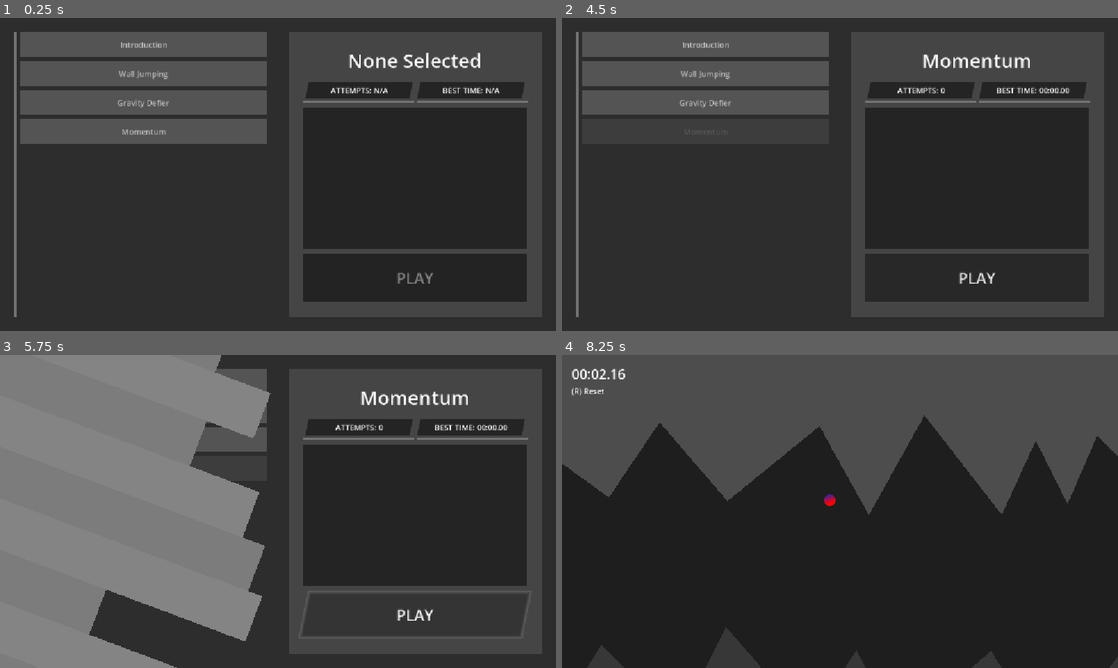
Above: before the commit, frames 1-4 (two rows, left to right).
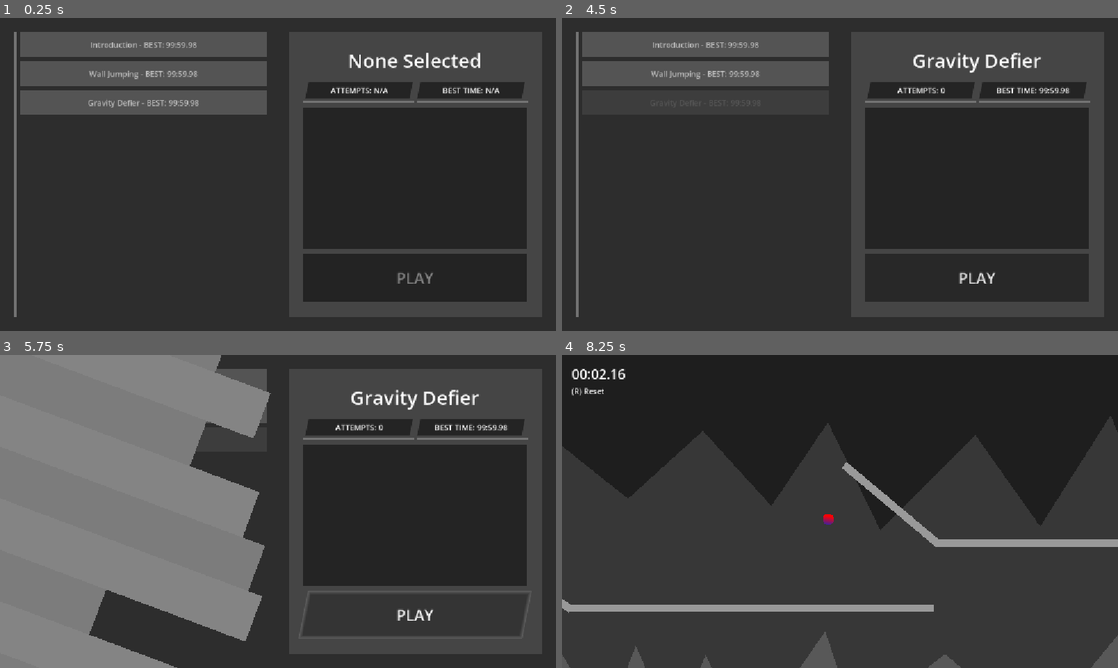
Above: after the commit, the same moments.

Repository: appellatebaton0/wierd-jam
Game: Godot game, scene res://Scenes/Main.tscn
Two runs of this game, one before a commit and one after it. Both use one fixed random seed, a clock stepped at 60 frames per second and the inputs below.
Inputs (mouse positions are in pixels of both pictures, inside the frame that each line leads up to):
- Up to frame 1 (0.25 s): no input
- Up to frame 2 (4.5 s): click "Introduction" (after the commit: "Introduction - BEST: 99:59.98") at 0.5 s; click (706, 74) at 1.25 s, where only the run before the commit has a clickable "Wall Jumping"; click (706, 102) at 2 s, where only the run before the commit has a clickable "Gravity Defier"; click (706, 74) at 2.75 s, where only the run after the commit has a clickable "Wall Jumping - BEST: 99:59.98"; click (706, 102) at 3.5 s, where only the run after the commit has a clickable "Gravity Defier - BEST: 99:59.…"; click (706, 130) at 4.25 s, where only the run before the commit has a clickable "Momentum"
- Up to frame 3 (5.75 s): click "PLAY" at 5 s
- Up to frame 4 (8.25 s): click "PLAY" at 5.75 s; tap Enter at 6.5 s; hold W 6.53-7.28 s; tap Space (Jump) at 6.6, 6.77, 7.07, 7.35, 7.52, 7.82, 8.1 s; hold W from 8.03 s (still down)

The runs differ from the first frame. In frame 1, 4.2% of the frame differs, in the area x 3-48%, y 7-41%; in frame 2, 1.3%; in frame 3, 0.7%; in frame 4, 90%, in the area x 0-100%, y 0-100%.

Commit message:
h13.7 (?) - Tweaks
Keep forgetting the (?)... it's since I have offline stored time, so these aren't accurate hour counts, though I am still committing every 15m or so.

Tweaked some UI stuff, some level data stuff, notably the best time is now shown on the entries, so you can take one screenshot of all your scores easily.

Diff:
--- a/Scenes/Levels/Gravity_Defier.tscn
+++ b/Scenes/Levels/Gravity_Defier.tscn
@@ -56,19 +56,11 @@
 position = Vector2(279, 39)
 rotation = 2.4486346
 
-[node name="LongRail14" parent="." index="17" unique_id=2021702591 instance=ExtResource("2_msm3a")]
-position = Vector2(514, -365)
-rotation = 1.7453293
-
-[node name="LongRail15" parent="." index="18" unique_id=227900782 instance=ExtResource("2_msm3a")]
-position = Vector2(433.00006, -826)
-rotation = 1.0471976
-
-[node name="LongRail10" parent="." index="19" unique_id=523359656 instance=ExtResource("2_msm3a")]
+[node name="LongRail10" parent="." index="17" unique_id=523359656 instance=ExtResource("2_msm3a")]
 position = Vector2(384, 555)
 
-[node name="LongRail11" parent="." index="20" unique_id=915853296 instance=ExtResource("2_msm3a")]
+[node name="LongRail11" parent="." index="18" unique_id=915853296 instance=ExtResource("2_msm3a")]
 position = Vector2(892, 555)
 
-[node name="LongRail12" parent="." index="21" unique_id=2122256474 instance=ExtResource("2_msm3a")]
+[node name="LongRail12" parent="." index="19" unique_id=2122256474 instance=ExtResource("2_msm3a")]
 position = Vector2(1395, 555)
--- a/Scenes/Levels/Momentum.tscn
+++ /dev/null
@@ -1,38 +0,0 @@
-[gd_scene format=3 uid="uid://d2p1nmbkfogfu"]
-
-[ext_resource type="PackedScene" uid="uid://bp4ot4t75mw16" path="res://Scenes/BaseLevel.tscn" id="1_cklyt"]
-[ext_resource type="PackedScene" uid="uid://dffj877vhhx4u" path="res://Scenes/LongRail.tscn" id="2_bbf63"]
-
-[node name="Level" unique_id=1515485159 instance=ExtResource("1_cklyt")]
-index = 3
-
-[node name="Player" parent="." index="4" unique_id=993666105]
-position = Vector2(-2608, -1535)
-
-[node name="LongRail" parent="." index="7" unique_id=1357488898 instance=ExtResource("2_bbf63")]
-position = Vector2(-2604, -1446.0001)
-rotation = 0.22846644
-
-[node name="LongRail2" parent="." index="8" unique_id=784164349 instance=ExtResource("2_bbf63")]
-position = Vector2(-1285, 154)
-rotation = 1.2062794
-
-[node name="LongRail3" parent="." index="9" unique_id=301599115 instance=ExtResource("2_bbf63")]
-position = Vector2(-1000, 538)
-rotation = 0.6459915
-
-[node name="LongRail4" parent="." index="10" unique_id=834808657 instance=ExtResource("2_bbf63")]
-position = Vector2(-552, 714)
-rotation = 0.067217216
-
-[node name="LongRail5" parent="." index="11" unique_id=342929734 instance=ExtResource("2_bbf63")]
-position = Vector2(-43.99997, 751)
-rotation = 0.067217216
-
-[node name="LongRail6" parent="." index="12" unique_id=1168208710 instance=ExtResource("2_bbf63")]
-position = Vector2(464, 788)
-rotation = 0.067217216
-
-[node name="LongRail7" parent="." index="13" unique_id=2067416267 instance=ExtResource("2_bbf63")]
-position = Vector2(972, 825)
-rotation = 0.067217216
--- a/Scenes/Player.tscn
+++ b/Scenes/Player.tscn
@@ -3,7 +3,7 @@
 [ext_resource type="Script" uid="uid://dmc7nasewcrt7" path="res://Scripts/Player.gd" id="1_rpqav"]
 
 [sub_resource type="CircleShape2D" id="CircleShape2D_rpqav"]
-radius = 8.062258
+radius = 24.000002
 
 [sub_resource type="Shader" id="Shader_rpqav"]
 code = "shader_type canvas_item;
--- a/Scripts/LevelData.gd
+++ b/Scripts/LevelData.gd
@@ -16,3 +16,11 @@
 	func _init() -> void:
 		time   = Global.run_timer.time
 		deaths = Global.run_timer.deaths
+
+func best_time() -> float:
+	var best = 5999.99
+	for attempt in attempts:
+		if attempt.time < best or best == 0.0:
+			best = attempt.time
+
+	return best
--- a/Scripts/LevelEntry.gd
+++ b/Scripts/LevelEntry.gd
@@ -8,5 +8,8 @@
 	# Set some labels somewhere using the data.
 	text = with.level_name
 
+func _process(delta: float) -> void: if data:
+	text = data.level_name + " - BEST: " + Global.time_as_display(data.best_time())
+
 func _other_selected(): disabled = false
 func  _this_selected(): disabled = true
--- a/Scripts/LevelScreen.gd
+++ b/Scripts/LevelScreen.gd
@@ -96,13 +96,7 @@
 
 	level_title_lab.text = data.level_name
 	attempts_lab.text = "ATTEMPTS: " + str(len(data.attempts))
-
-	var best_time := 0.0
-	for attempt in data.attempts:
-		if attempt.time < best_time or best_time == 0:
-			best_time = attempt.time
-
-	best_time_lab.text = "BEST TIME: " + Global.time_as_display(best_time)
+	best_time_lab.text = "BEST TIME: " + Global.time_as_display(data.best_time())
 
 	# Clear existing attempt entries and add in the real ones.
 	for child in attempt_box.get_children(): child.queue_free()
--- a/Scripts/Player.gd
+++ b/Scripts/Player.gd
@@ -44,7 +44,7 @@
 			# Choose the jump direction based on which is closer to that direction.
 			var jump_direction = closest([a,b], rail_to_player)
 
-			velocity += jump_direction * jump_height
+			velocity += jump_direction * mag(velocity)
 
 			jump_buffering = 0.0
 
--- a/Scripts/RunTimer.gd
+++ b/Scripts/RunTimer.gd
@@ -1,5 +1,7 @@
 class_name RunTimer extends Label
 # Tracks how long the player has been in a level, and displays it.
+
+@onready var animator:Animator = get_tree().get_first_node_in_group("Animator")
 
 # Time in seconds
 var time := 0.0
@@ -15,7 +17,7 @@
 
 # Called every frame. 'delta' is the elapsed time since the previous frame.
 func _process(delta: float) -> void:
-	time += delta
+	if not animator.current_animation == "Game -> Level": time += delta
 
 	text = Global.time_as_display(time)
 
